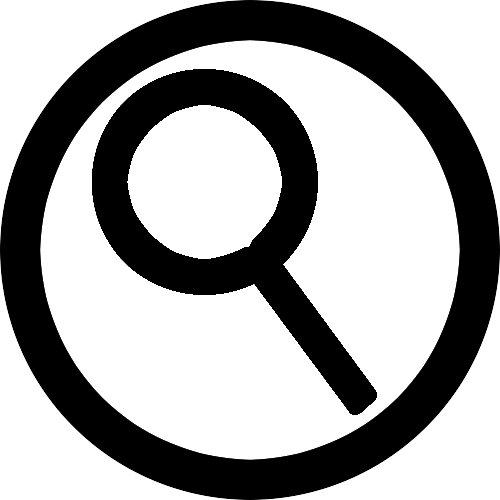
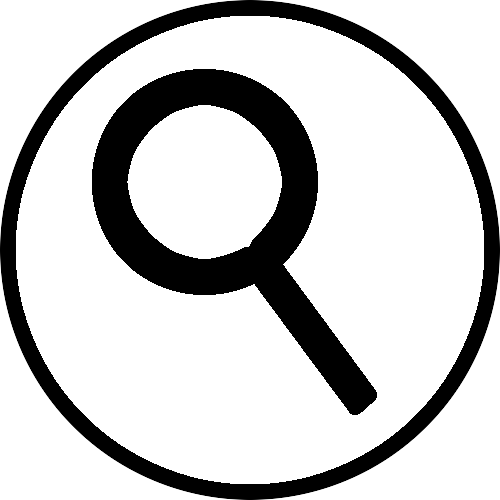
Before/after of a 500 × 500 layered artwork. What changed in the layer stack:
painted on "interact.png" over [16, 16, 484, 484]
